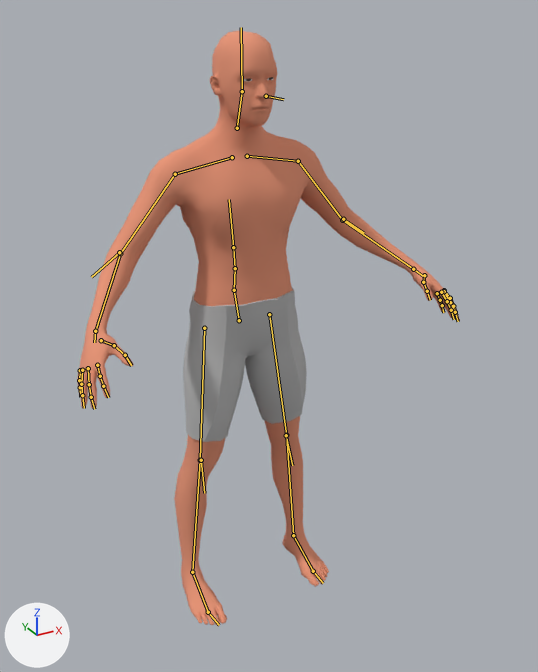
The Blender file ScoopsField/res/models/bodymodel_.blend, before and after one commit.
Rendered twice from a 50 mm lens placed at (-0.922, -1.867, 1.797), pointed at (0.019, -0.157, 0.942). Lighting does not change. The marker at lower left points along +X, +Y and +Z. The picture after the commit comes second. The bones that change, and the others that lie on the model, are drawn over the model as lines.

In view in the first picture: 'Human', 'Human.001'.
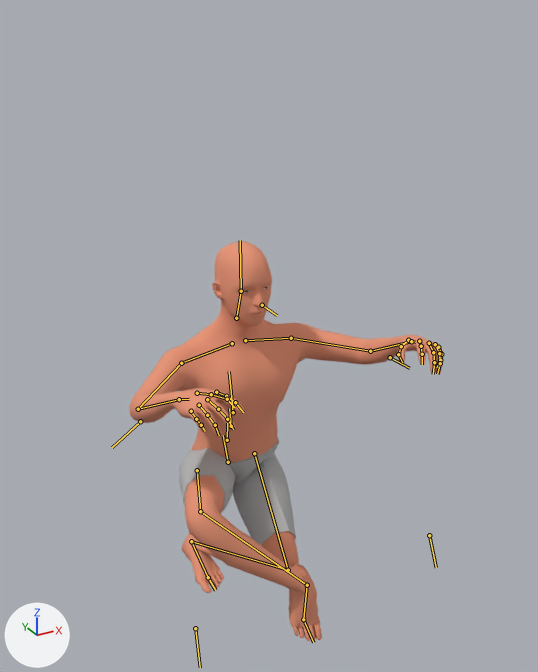
The newer file adds an action. The first version stands in its rest pose; the second is drawn at frame 5 of the action 'sneak_strafe'.

Location of each change, [x1, y1, x2, y2] in pixels of the pictures (538 x 672 px):
'Human', posed (18% narrower, 33% shorter)
    before: [77, 30, 460, 626]
    after: [129, 242, 444, 642]
'Human.001', posed (10% narrower, 44% shorter)
    before: [174, 288, 307, 542]
    after: [179, 436, 299, 579]
bone 'pelvis', root to tip
    before: (239, 320) to (234, 290)
    after: (228, 462) to (223, 435)
bone 'spine_01', root to tip
    before: (234, 290) to (235, 268)
    after: (227, 440) to (227, 423)
bone 'spine_02', root to tip
    before: (235, 268) to (233, 247)
    after: (231, 426) to (229, 408)
bone 'spine_03', root to tip
    before: (233, 247) to (229, 199)
    after: (233, 412) to (229, 371)
bone 'index_01_l', root to tip
    before: (444, 290) to (450, 298)
    after: (419, 341) to (421, 346)
bone 'middle_01_l', root to tip
    before: (444, 291) to (450, 302)
    after: (429, 343) to (433, 352)
bone 'pinky_01_l', root to tip
    before: (437, 293) to (440, 300)
    after: (438, 347) to (441, 354)
bone 'ring_01_l', root to tip
    before: (441, 292) to (447, 301)
    after: (435, 344) to (439, 353)
bone 'thumb_02_l', root to tip
    before: (423, 282) to (427, 291)
    after: (401, 346) to (398, 354)
bone 'elbow_ik_l', root to tip
    before: (343, 219) to (364, 233)
    after: (390, 357) to (409, 368)
bone 'index_01_r', root to tip
    before: (97, 365) to (100, 376)
    after: (216, 392) to (226, 396)
bone 'middle_01_r', root to tip
    before: (88, 368) to (89, 384)
    after: (207, 399) to (218, 409)
bone 'pinky_01_r', root to tip
    before: (80, 370) to (79, 380)
    after: (191, 411) to (196, 419)
bone 'ring_01_r', root to tip
    before: (82, 370) to (81, 384)
    after: (199, 405) to (207, 415)
bone 'thumb_02_r', root to tip
    before: (114, 345) to (125, 355)
    after: (211, 394) to (227, 399)
bone 'elbow_ik_r', root to tip
    before: (119, 252) to (91, 277)
    after: (140, 421) to (112, 447)
bone 'hand_ik_l', root to tip
    before: (413, 269) to (423, 276)
    after: (411, 341) to (415, 342)
bone 'hand_ik_r', root to tip
    before: (95, 331) to (94, 342)
    after: (179, 399) to (189, 399)
bone 'ball_r', root to tip
    before: (208, 612) to (219, 625)
    after: (303, 619) to (313, 642)
bone 'knee_ik_l', root to tip
    before: (286, 435) to (292, 465)
    after: (429, 535) to (436, 567)
bone 'knee_ik_r', root to tip
    before: (201, 460) to (204, 493)
    after: (195, 628) to (200, 667)
bone 'foot_ik_l', root to tip
    before: (293, 535) to (313, 571)
    after: (191, 541) to (208, 577)
bone 'foot_ik_r', root to tip
    before: (192, 572) to (208, 612)
    after: (307, 585) to (303, 619)

The change in detail:
Bone 'pelvis' (bone_pelvis) moves from (0.0, 0.0, 0.0) to (0.0, -0.491, -0.293).
Bone 'spine_01' (bone_spine_01) moves from (0.0, 0.0, 0.0) to (0.0, 0.004, 0.03).
Bone 'spine_02' (bone_spine_02) moves from (0.0, 0.0, 0.0) to (0.0, -0.003, 0.024).
Bone 'spine_03' (bone_spine_03) moves from (0.0, 0.0, 0.0) to (0.0, -0.004, 0.027).
Bone 'index_01_l' (bone_index_01_l) moves from (0.0, 0.0, 0.0) to (0.001, 0.003, -0.001).
Bone 'index_01_l' (bone_index_01_l) turns from (0, 0, 0) to (12, 0, 0) degrees about its own x, y and z.
Bone 'middle_01_l' (bone_middle_01_l) moves from (0.0, 0.0, 0.0) to (0.001, 0.002, 0.001).
Bone 'middle_01_l' (bone_middle_01_l) turns from (0, 0, 0) to (18, 0, 0) degrees about its own x, y and z.
Bone 'pinky_01_l' (bone_pinky_01_l) moves from (0.0, 0.0, 0.0) to (0.0, -0.006, 0.0).
Bone 'pinky_01_l' (bone_pinky_01_l) turns from (0, 0, 0) to (25, 0, 0) degrees about its own x, y and z.
Bone 'ring_01_l' (bone_ring_01_l) moves from (0.0, 0.0, 0.0) to (0.0, 0.0, 0.001).
Bone 'ring_01_l' (bone_ring_01_l) turns from (0, 0, 0) to (22, 0, 0) degrees about its own x, y and z.
Bone 'thumb_02_l' (bone_thumb_02_l) turns from (0, 0, 0) to (15, 0, 0) degrees about its own x, y and z.
Bone 'elbow_ik_l' (bone_elbow_ik_l) moves from (0.0, 0.0, 0.0) to (0.292, -0.058, 0.006).
Bone 'index_01_r' (bone_index_01_r) moves from (0.0, 0.0, 0.0) to (-0.001, 0.003, -0.001).
Bone 'index_01_r' (bone_index_01_r) turns from (0, 0, 0) to (12, 0, 0) degrees about its own x, y and z.
Bone 'middle_01_r' (bone_middle_01_r) moves from (0.0, 0.0, 0.0) to (-0.001, 0.002, 0.001).
Bone 'middle_01_r' (bone_middle_01_r) turns from (0, 0, 0) to (18, 0, 0) degrees about its own x, y and z.
Bone 'pinky_01_r' (bone_pinky_01_r) moves from (0.0, 0.0, 0.0) to (0.0, -0.006, 0.0).
Bone 'pinky_01_r' (bone_pinky_01_r) turns from (0, 0, 0) to (25, 0, 0) degrees about its own x, y and z.
Bone 'ring_01_r' (bone_ring_01_r) moves from (0.0, 0.0, 0.0) to (0.0, 0.0, 0.001).
Bone 'ring_01_r' (bone_ring_01_r) turns from (0, 0, 0) to (22, 0, 0) degrees about its own x, y and z.
Bone 'thumb_02_r' (bone_thumb_02_r) turns from (0, 0, 0) to (15, 0, 0) degrees about its own x, y and z.
Bone 'elbow_ik_r' (bone_elbow_ik_r) moves from (0.0, 0.0, 0.0) to (-0.292, -0.058, 0.006).
Bone 'hand_ik_l' (bone_hand_ik_l) moves from (0.0, 0.0, 0.0) to (-0.473, -0.064, 0.108).
Bone 'hand_ik_l' (bone_hand_ik_l) turns from (0, 0, 0) to (31, 8, 66) degrees about its own x, y and z.
Bone 'hand_ik_r' (bone_hand_ik_r) moves from (0.0, 0.0, 0.0) to (0.471, -0.063, 0.108).
Bone 'hand_ik_r' (bone_hand_ik_r) turns from (0, 0, 0) to (31, -8, -66) degrees about its own x, y and z.
Bone 'ball_r' (bone_ball_r) turns from (0, 0, 0) to (-17, -3, -11) degrees about its own x, y and z.
Bone 'knee_ik_l' (bone_knee_ik_l) moves from (0.0, 0.0, 0.0) to (0.054, 0.328, -0.438).
Bone 'knee_ik_r' (bone_knee_ik_r) moves from (0.0, 0.0, 0.0) to (-0.054, 0.328, -0.438).
Bone 'foot_ik_l' (bone_foot_ik_l) moves from (0.0, 0.0, 0.0) to (-0.329, -0.138, 0.07).
Bone 'foot_ik_r' (bone_foot_ik_r) moves from (0.0, 0.0, 0.0) to (0.234, 0.257, -0.273).
Bone 'foot_ik_r' (bone_foot_ik_r) turns from (0, 0, 0) to (67, -1, 0) degrees about its own x, y and z.
